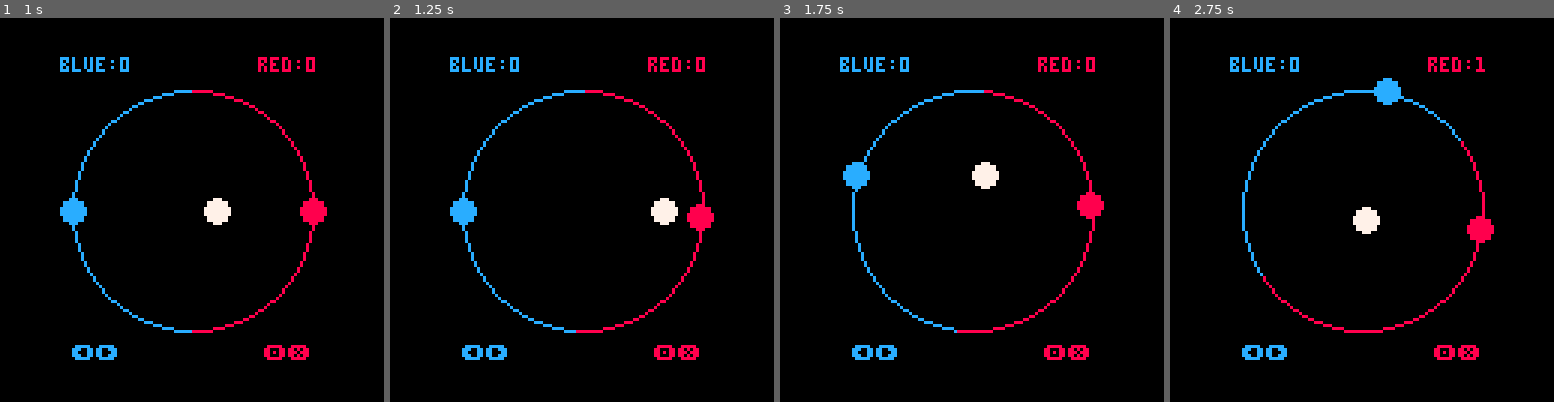
Above: before the commit, frames 1-4 (left to right).
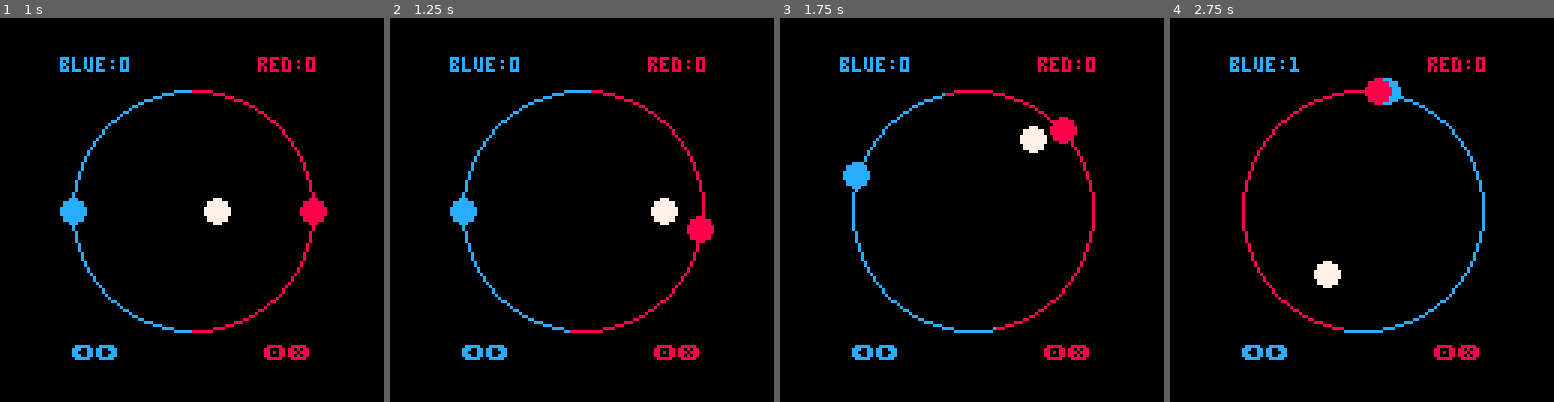
Above: after the commit, the same moments.

Repository: TheDevelo/circpong
Game: PICO-8 cartridge circpong.p8
Two runs of this game, one before a commit and one after it. Both use one fixed random seed, a clock stepped at 60 frames per second and the inputs below.
Inputs:
- Up to frame 1 (1 s): tap X (X key) at 0.33 s; tap O (Z key) at 0.7 s
- Up to frame 2 (1.25 s): tap X (X key) at 1.07 s
- Up to frame 3 (1.75 s): hold Right from 1.6 s (still down); tap O (Z key) at 1.7 s
- Up to frame 4 (2.75 s): tap X (X key) at 1.85 s; release Right at 2.1 s; tap O (Z key) at 2.1, 2.5 s; hold Right from 2.47 s (still down)

Frame 1 is identical in both runs. In frame 2, 0.4% of the frame differs, in the area x 46-85%, y 18-83%; in frame 3, 1.6%; in frame 4, 2.6%, in the area x 18-85%, y 10-83%.

Commit message:
adjusted some constants because ai be too hard

Diff:
--- a/circpong.p8
+++ b/circpong.p8
@@ -5,8 +5,8 @@
 circsize=40
 ball_speed=1.25
 --faster for harder
-cpu_mult=1
-cpu_zone=0.02
+cpu_mult=0.85
+cpu_zone=0.025
 cpu_react_frames=18
 paddles={0.5,0}
 paddle_speed=0.00625
Not shown, changed: circpong-cpu.js
